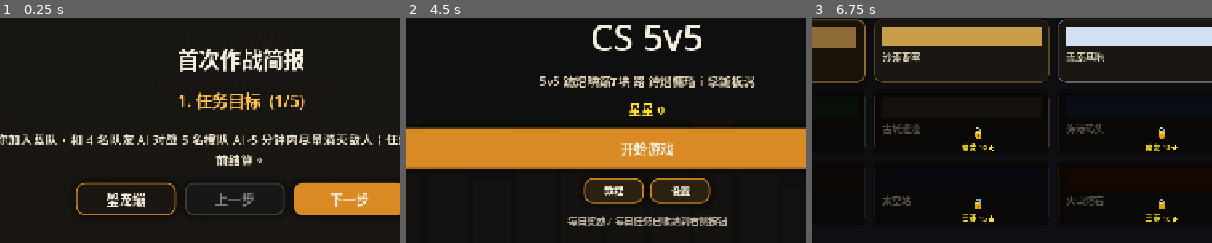
Above: before the commit, frames 1-3 (left to right).
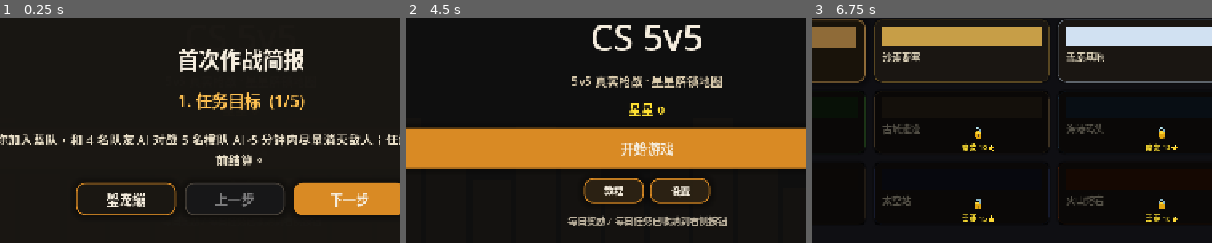
Above: after the commit, the same moments.

Repository: AltenLi/ac_fps_android_game
Game: Godot game, scene res://scenes/main_menu.tscn
Same seed, same stepped clock (60 frames per second), same inputs: the game is played once before the commit and once after it.
Inputs (mouse positions are % of the whole screen's width and height, from its top left):
- Up to frame 1 (0.25 s): no input
- Up to frame 2 (4.5 s): click "开始游戏" at 0.5 s; click "开始游戏" at 1.25 s; click "教程" at 2 s; click "设置" at 2.75 s; click "每日" at 3.5 s; click "璺宠繃" at 4.25 s
- Up to frame 3 (6.75 s): tap Enter at 5, 6.5 s; move the mouse to (72, 45) at 5.02 s; hold D (move_right) 5.03-5.75 s; tap Space (jump) at 5.1, 5.27, 5.57, 5.75 s; click (72, 45) at 5.17 s; drag from (30, 55) to (45, 70) at 5.77 s; move the mouse to (60, 28) at 6.52 s; press the mouse at (60, 28) at 6.53 s; hold D (move_right) from 6.53 s (still down)
The pictures show only the part of the screen within x 20-70%, y 25-75%; the shares and areas given below are measured in that part.

The runs differ from the first frame. In frame 2, 2.0% of the frame differs, in the area x 33-88%, y 25-32%; in frame 3, nothing differs.

Commit message:
Fix menu text and battle startup

Diff:
--- a/scripts/ai_controller.gd
+++ b/scripts/ai_controller.gd
@@ -41,14 +41,18 @@
 var _speed := SPEED
 var _spread_angle := AI_SPREAD_ANGLE
 var _think_interval := THINK_INTERVAL
-var _reaction_delay := 0.0   ## 鐪嬪埌鐩爣鍚庨澶栧欢杩熷紑鏋紙绉掞級
+var _reaction_delay := 0.0
 var _reaction_timer := 0.0
 var _preferred_distance_multiplier := 1.0
 
-## 闅忔満琛屼负璁℃椂鍣?var _strafe_timer := 0.0     ## 鎴樻枟妯悜璧颁綅鎹㈠悜璁℃椂
-var _strafe_dir := 0.0       ## 褰撳墠妯悜鍒嗛噺锛?1 宸?/ 0 鏃?/ 1 鍙?var _jump_timer := 0.0       ## 闅忔満璺宠穬璁℃椂
-var _wander_timer := 0.0     ## 宸￠€婚殢鏈哄亸杞鏃?var _wander_angle := 0.0     ## 宸￠€绘柟鍚戦殢鏈哄亸杞紙寮у害锛?## 瑁呭脊瑙勯伩璧颁綅
-var _dodge_timer := 0.0      ## 瑁呭脊鏃舵崲鍚戣鏃?var _dodge_dir := 0.0        ## 妯悜瑙勯伩锛?1 宸?/ 0 鏃?/ 1 鍙?var _dodge_fwd := 0.0        ## 绾靛悜瑙勯伩锛?1 鍚庨€€ / 0 鏃?/ 1 鍓嶈繘
+var _strafe_timer := 0.0
+var _strafe_dir := 0.0
+var _jump_timer := 0.0
+var _wander_timer := 0.0
+var _wander_angle := 0.0
+var _dodge_timer := 0.0
+var _dodge_dir := 0.0
+var _dodge_fwd := 0.0
 
 var team := "orange"
 var enemy_team := "blue"
@@ -90,7 +94,7 @@
 func _ready() -> void:
 	_build_body()
 	pick_new_patrol_target()
-	## 閿欏紑鍚?bot 鐨勯殢鏈鸿鏃跺櫒锛岄伩鍏嶅悓姝ヨ涓?	_strafe_timer = randf_range(0.4, 1.2)
+	_strafe_timer = randf_range(0.4, 1.2)
 	_jump_timer   = randf_range(2.0, 6.0)
 	_wander_timer = randf_range(0.5, 2.0)
 	_dodge_timer  = randf_range(0.3, 0.9)
@@ -132,7 +136,8 @@
 			_speed = 3.4
 			_spread_angle = 0.13   ## 鏁ｅ竷澶э紝浣嗕笉鑷充簬瀹屽叏鎵撲笉姝讳汉
 			_think_interval = 0.55 ## 鍙嶅簲鎱紝浣嗚兘鎸佺画鎺ㄨ繘
-			_reaction_delay = 0.42 ## 棰濆寮€鏋欢杩?0.42 绉?			_preferred_distance_multiplier = 0.68 ## 绠€鍗曢毦搴﹀繀椤昏创杩戞湁鏁堣窛绂伙紝鍚﹀垯杩滆窛绂讳綆鍛戒腑浼氭嫋姝诲眬
+			_reaction_delay = 0.42
+			_preferred_distance_multiplier = 0.68
 		"normal":
 			_speed = 4.2
 			_spread_angle = 0.07
@@ -218,7 +223,7 @@
 	if _nav_commit_timer <= 0.0:
 		_nav_commit_dir = Vector3.ZERO
 
-## 姣忓抚鏇存柊闅忔満琛屼负璁℃椂鍣?func _tick_random_behaviors(delta: float) -> void:
+func _tick_random_behaviors(delta: float) -> void:
 	## 鈹€鈹€ 鎴樻枟闅忔満璺宠穬 鈹€鈹€鈹€鈹€鈹€鈹€鈹€鈹€鈹€鈹€鈹€鈹€鈹€鈹€鈹€鈹€鈹€鈹€鈹€鈹€鈹€鈹€鈹€鈹€鈹€鈹€鈹€鈹€鈹€鈹€鈹€鈹€鈹€鈹€鈹€鈹€鈹€鈹€鈹€
 	## 宸￠€?鎵ц浣滄垬璺嚎鏃朵笉璺筹紝閬垮厤鎾炰綆鐭帺浣撴垨澧欒鍚庤浆鍦堛€?	_jump_timer -= delta
 	if _jump_timer <= 0.0:
@@ -230,7 +235,7 @@
 	_strafe_timer -= delta
 	if _strafe_timer <= 0.0:
 		if state == AIState.ATTACK:
-			## 鏀诲嚮鐘舵€侊細0.5-1.6s 鎹竴娆℃柟鍚戯紝70% 姒傜巼鏈夋í鍚戝垎閲?			_strafe_timer = randf_range(0.5, 1.6)
+			_strafe_timer = randf_range(0.5, 1.6)
 			var r := randf()
 			if r < 0.35:
 				_strafe_dir = 0.0   ## 鍋滄璧颁綅
@@ -243,10 +248,9 @@
 			_strafe_timer = randf_range(0.8, 2.0)
 
 	## 鈹€鈹€ 浣滄垬璺嚎涓嶉殢鏈哄亸鑸?鈹€鈹€鈹€鈹€鈹€鈹€鈹€鈹€鈹€鈹€鈹€鈹€鈹€鈹€鈹€鈹€鈹€鈹€鈹€鈹€鈹€鈹€鈹€鈹€鈹€鈹€鈹€鈹€鈹€鈹€鈹€鈹€
-	## AI 寮€灞€宸叉湁鍦板浘璺嚎锛屽贰閫婚樁娈典笉鍐嶉殢鏈烘敼鏂瑰悜锛岄伩鍏嶇湅璧锋潵涔辫窇鎴栧師鍦扮粫鍦堛€?	_wander_angle = 0.0
-
-	## 鈹€鈹€ 瑁呭脊鏈熼棿瑙勯伩璧颁綅 鈹€鈹€鈹€鈹€鈹€鈹€鈹€鈹€鈹€鈹€鈹€鈹€鈹€鈹€鈹€鈹€鈹€鈹€鈹€鈹€鈹€鈹€鈹€鈹€鈹€鈹€鈹€鈹€鈹€鈹€鈹€鈹€鈹€
-	## 鍙湪 ATTACK 鐘舵€佷笖姝ｅ湪瑁呭脊鏃舵縺娲伙紝0.4-1.0s 鎹竴娆℃柟鍚?	if state == AIState.ATTACK and weapon_system != null and weapon_system.is_reloading:
+	_wander_angle = 0.0
+
+	if state == AIState.ATTACK and weapon_system != null and weapon_system.is_reloading:
 		_dodge_timer -= delta
 		if _dodge_timer <= 0.0:
 			_dodge_timer = randf_range(0.4, 1.0)
@@ -256,10 +260,10 @@
 				_dodge_dir = 0.0
 				_dodge_fwd = 0.0
 			else:
-				## 妯悜锛氶殢鏈哄乏鍙?				_dodge_dir = 1.0 if randf() < 0.5 else -1.0
-				## 绾靛悜锛?0% 姒傜巼鍚庨€€锛?0% 鍓嶈繘锛堝彈浼ゆ椂鏈兘鍚庨€€锛?				_dodge_fwd = -1.0 if randf() < 0.60 else 1.0
+				_dodge_dir = 1.0 if randf() < 0.5 else -1.0
+				_dodge_fwd = -1.0 if randf() < 0.60 else 1.0
 	else:
-		## 涓嶅湪瑁呭脊鏃舵竻闆惰閬垮垎閲忥紝璁℃椂鍣ㄤ繚鎸?		_dodge_dir = 0.0
+		_dodge_dir = 0.0
 		_dodge_fwd = 0.0
 
 func _think() -> void:
@@ -282,7 +286,7 @@
 		var dist := global_position.distance_to(target.global_position)
 		var attack_range := _get_current_attack_range()
 		state = AIState.ATTACK if dist <= attack_range else AIState.CHASE
-		## 鏂板彂鐜扮洰鏍囨椂閲嶇疆鍙嶅簲寤惰繜璁℃椂鍣?		if target != prev_target:
+		if target != prev_target:
 			_reaction_timer = _reaction_delay
 	else:
 		state = AIState.PATROL
@@ -321,7 +325,7 @@
 					## 鍙妸鏈€澶у皠绋嬪綋浣溾€滃彲寮€鏋寖鍥粹€濓紝绉诲姩涓婄户缁帇鍒版湁鏁堣窛绂伙紱閬尅鏃剁户缁墠鍘嬫壘瑙掑害
 					_move_towards(target.global_position, _speed)
 				else:
-					## 鍒版湁鏁堣窛绂诲悗鎵嶄繚鎸佽窛绂伙紝骞剁敤妯悜璧颁綅鍒堕€犱氦鐏?					velocity.x = move_toward(velocity.x, 0, _speed)
+					velocity.x = move_toward(velocity.x, 0, _speed)
 					velocity.z = move_toward(velocity.z, 0, _speed)
 					if _strafe_dir != 0.0:
 						var side_dir := (global_transform.basis.x * _strafe_dir).normalized()
@@ -329,7 +333,7 @@
 						velocity.x += steered_side.x
 						velocity.z += steered_side.z
 						_has_move_goal = true
-				## 瑁呭脊瑙勯伩锛氬彔鍔犲悗鐢ㄩ€熷害涓婇檺閽冲埗锛岄槻姝㈣秴閫?				if _dodge_dir != 0.0 or _dodge_fwd != 0.0:
+				if _dodge_dir != 0.0 or _dodge_fwd != 0.0:
 					var raw_dodge := global_transform.basis.x * _dodge_dir
 					var fwd_mul  := 1.0 if _dodge_fwd > 0.0 else 0.5
 					raw_dodge += -global_transform.basis.z * _dodge_fwd * fwd_mul
@@ -390,7 +394,7 @@
 	var scattered_dir := _scatter_direction(dir, _spread_angle)
 	weapon_system.try_fire(aim_origin, scattered_dir, self, enemy_team)
 
-## 鍦?direction 闄勮繎闅忔満鏁ｅ竷锛屾ā鎷?AI 涓嶇簿鍑?func _scatter_direction(direction: Vector3, half_angle: float) -> Vector3:
+func _scatter_direction(direction: Vector3, half_angle: float) -> Vector3:
 	if half_angle <= 0.0:
 		return direction
 	var up := Vector3.UP if abs(direction.dot(Vector3.UP)) < 0.99 else Vector3.RIGHT
@@ -462,7 +466,7 @@
 	return steered
 
 func _choose_context_steering_direction(desired_dir: Vector3) -> Vector3:
-	## 鍊熼壌甯歌 Context Steering / Detour 鎬濊矾锛氬鏂瑰悜閲囨牱锛屾寜鈥滄湞鍚戠洰鏍?+ 娓呴殰璺濈 + 涓嶅弽澶嶆崲杈光€濇墦鍒嗐€?	var best_dir := desired_dir
+	var best_dir := desired_dir
 	var best_score := -INF
 	for angle_deg in NAV_FAN_ANGLES_DEG:
 		var candidate := desired_dir.rotated(Vector3.UP, deg_to_rad(float(angle_deg))).normalized()
--- a/scripts/main_menu.gd
+++ b/scripts/main_menu.gd
@@ -102,7 +102,7 @@
 	hero.add_child(title)
 
 	var subtitle := Label.new()
-	subtitle.text = "5v5 鐪熷疄鏋垬 路 鏄熸槦瑙ｉ攣鍦板浘"
+	subtitle.text = "5v5 真实枪战 · 星星解锁地图"
 	subtitle.horizontal_alignment = HORIZONTAL_ALIGNMENT_CENTER
 	subtitle.autowrap_mode = TextServer.AUTOWRAP_WORD_SMART
 	subtitle.add_theme_font_size_override("font_size", 16 if is_mobile else 19)
--- a/scripts/match_manager.gd
+++ b/scripts/match_manager.gd
@@ -406,9 +406,9 @@
 	if ammo_drop_root == null or match_over:
 		return
 	var drop := AmmoPickup.new()
-	drop.global_position = pos
 	drop.picked_up.connect(_on_ammo_drop_picked)
 	ammo_drop_root.add_child(drop)
+	drop.global_position = pos
 
 func _on_ammo_drop_picked(drop: AmmoPickup, pickup_unit: Node3D) -> void:
 	collect_ammo_drop(drop, pickup_unit)
